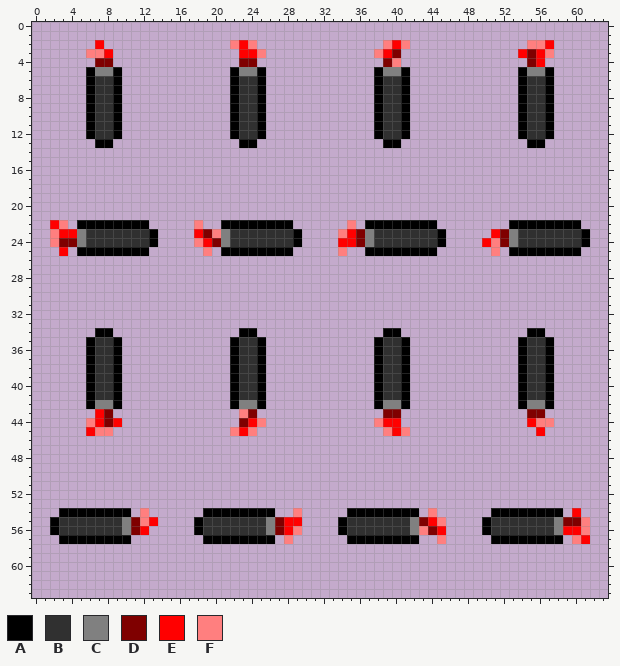
Two states of a pixel-art sprite, res/img/projectile.png. That is the earlier state.
The file is 64x64 pixels. Pixels under 10% opacity are left out.
Palette (. is transparent): A #000000  B #303030  C #808080  D #7f0000  E #ff0000  F #ff7f7f
And afterwards:
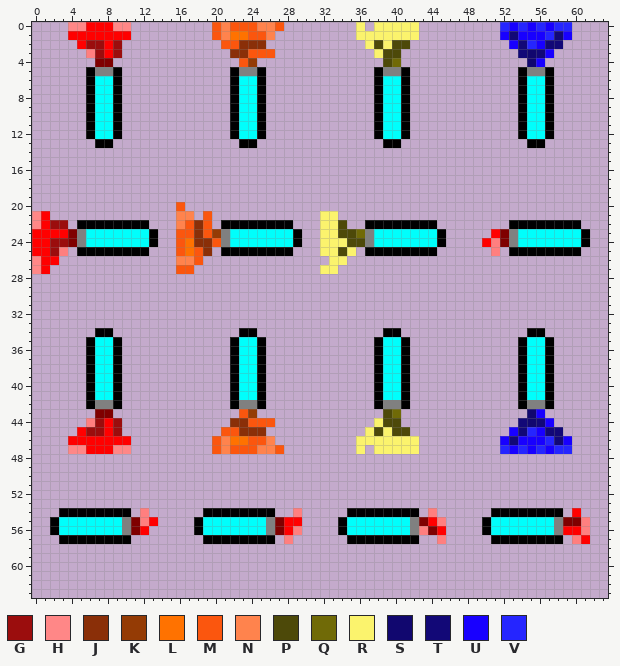
Colours new in this view: G #9b0d0d  H #ff8787  J #8a2f08  K #943b05  L #ff7200  M #fb560e  N #ff834d  P #4d4909  Q #706a07  R #fbf36d  S #11076f  T #120877  U #1800ff  V #2525ff
From old to new:
colour B: #303030 -> #00fffc
Changed rows in their new state; - is a pixel that keeps its letter.
first column x 4:
 0 HHEEEHH---------MNMMMNNM--------R-RRRRR---------VUVUVUVV
 1 EEEEEEE---------MNLLMMN---------RRRRRRR---------UTUUUVTU
 2 -EGGEG-----------MMJJJ-----------RPRPP-----------UTVUTT-
 3 ---G-G------------JJMMM-----------RPP-------------TSTU--
 4 -------------------MK--------------PQ--------------SU---
first column x 0:
20 ----------------M--------------------
21 HE--------------NN-M------------RR---
22 HEGG------------NMJM------------RRP.-
23 EEE-D-----------MMJMK-----------RRPPQ
24 EEGG------------MLJJM-----------RRRPP
25 EEGF------------MLMJ------------RRPR-
26 HEE-------------NNM--------------RR--
27 HE--------------MM--------------RR---
first column x 4:
43 ---D---------------MK--------------PQ--------------SU---
44 ---GEG------------JJMMM-----------RPP-------------TSTU--
45 -EGGEG-----------MMJJJ-----------RPRPP-----------UTVUTT-
46 EEEEEEE---------MNLLMMN---------RRRRRRR---------UTUUUVTU
47 HHEEEHH---------MNMMMNNM--------R-RRRRR---------VUVUVUVV
